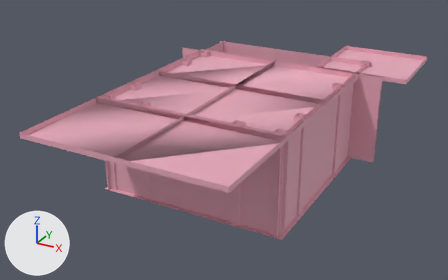
An edit to the FBX model Source/Assets/Meshes/Levels/GarageBasementStructure.fbx, drawn before and after from the same camera.
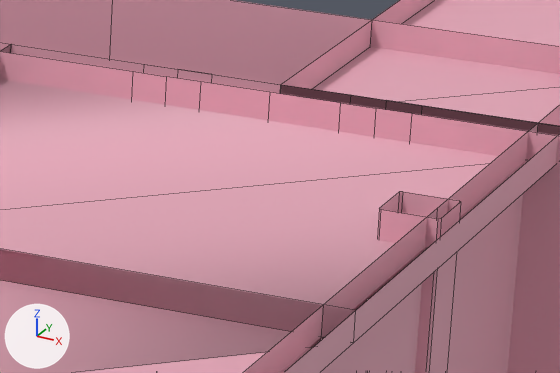
There are two pictures of each version: one whole from a 50 mm camera at (11.3, -15.55, 8.17) aimed at (-0.24, 5.43, -2.32), one close up on the part from 61% to 80% of the width and 19% to 39% of the height. Arrows for +X, +Y and +Z are at lower left; the lights stay in place. The close-ups show mesh edges as thin lines. Where no turn or scale is listed for an object, it has been applied to the vertices. Vertices at the same position are counted once.

Before the edit, the objects in view are built like this:
```python
me_plane_646 = bpy.data.meshes.new('Plane.646')
me_plane_646.from_pydata(...)  # 476 vertices, 305 faces; spans x -5.0..6.0, y -2.0..14.0, z -4.0..0.0
me_plane_646.materials.append(mat_mat_main)  # pink #e7a9ba
ob_garagebasementstructure = bpy.data.objects.new('GarageBasementStructure', me_plane_646)
ob_garagebasementstructure.location = (0.0, 0.0, 0.0)
```
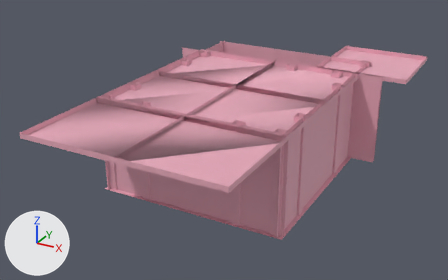
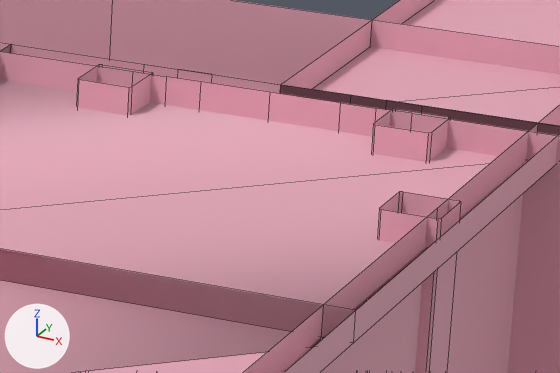
Location of each change, [x1, y1, x2, y2] in pixels of the close-ups (560 x 373 px):
part 1 of me_plane_646, added (pink): after [76, 65, 153, 115]
part 2 of me_plane_646, added (pink): after [371, 109, 450, 162]

The change in detail:
me_plane_646 has 476 vertices, 305 faces and spans x -5.0..6.0, y -2.0..14.0, z -4.0..0.0.
me_plane_646 is used by ob_garagebasementstructure; location (0.0, 0.0, 0.0).
me_plane_646 part 1: the loose piece of 24 vertices spanning x 3.5..3.9, y 7.8..8.2, z -4.0..0.0 is copied, and the copy is moved by (-2.7, 1.6, 0.0); it spans x 0.7..1.1, y 9.4..9.8, z -4.0..0.0.
me_plane_646 part 2: the loose piece of 24 vertices spanning x 3.5..3.9, y 7.8..8.2, z -4.0..0.0 is copied, and the copy is moved by (-0.6, 1.6, 0.0); it spans x 2.9..3.3, y 9.4..9.8, z -4.0..0.0.
